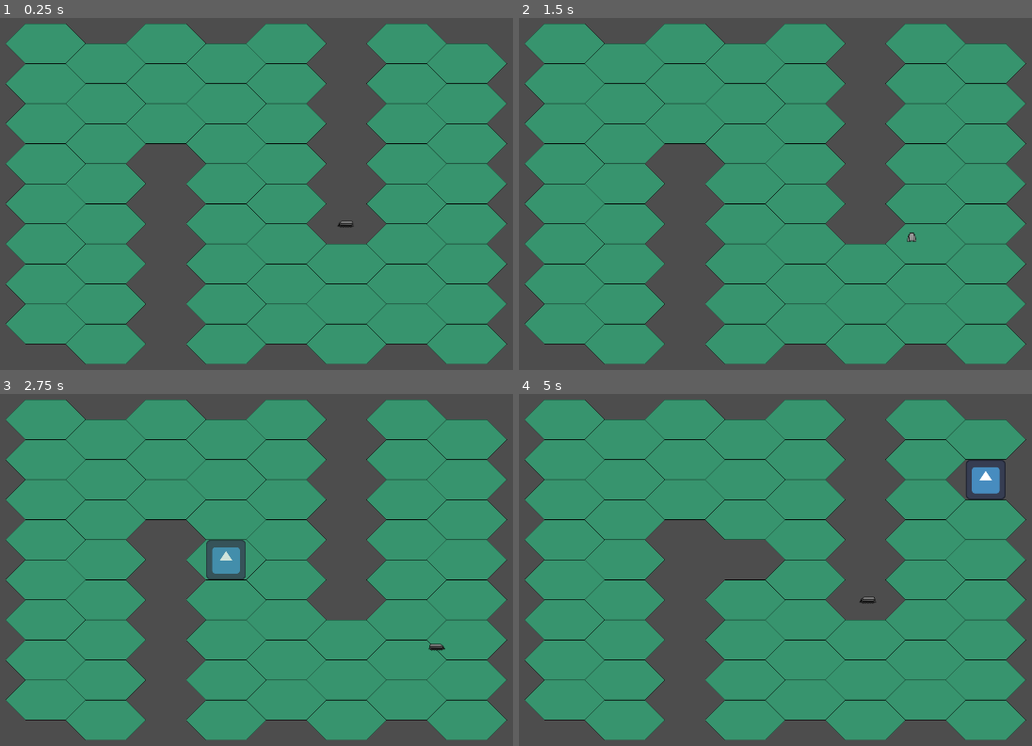
Above: before the commit, frames 1-4 (two rows, left to right).
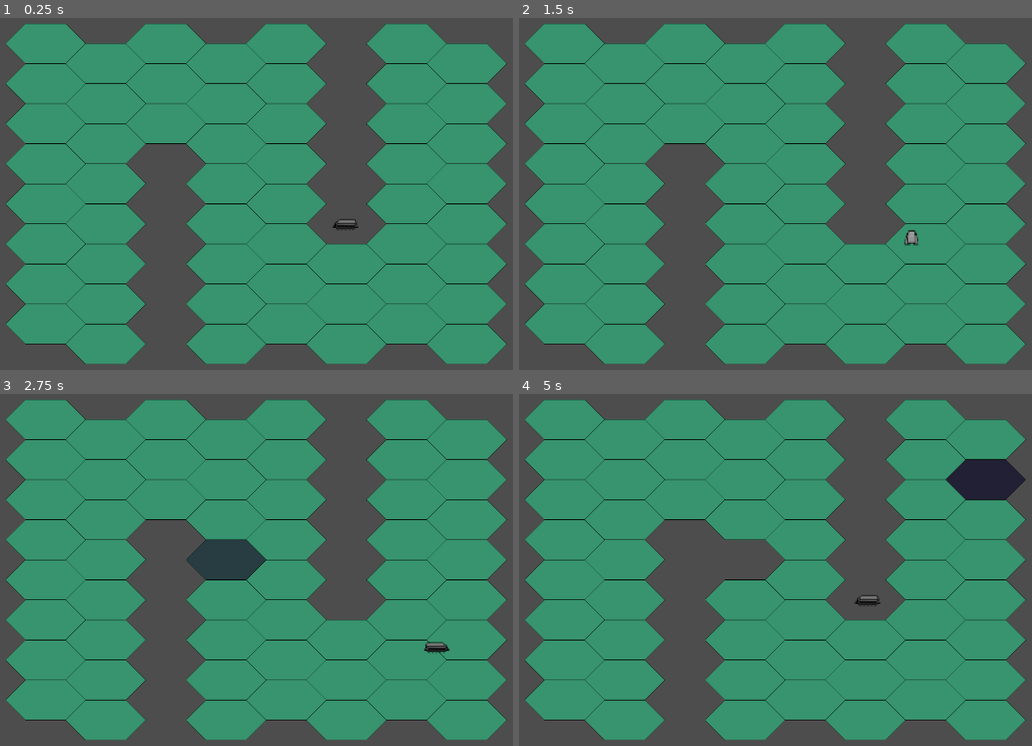
Above: after the commit, the same moments.

Repository: BobWizardLad/Tonk-Game
Game: Godot game, scene res://game.tscn
Same seed, same stepped clock (60 frames per second), same inputs: the game is played once before the commit and once after it. The engine's default icon, where the game draws it, is replaced by a stand-in: a white triangle on a blue panel in a dark square.
Inputs:
- Up to frame 1 (0.25 s): no input
- Up to frame 2 (1.5 s): tap Enter at 0.5 s; hold Right (ui_right) 0.53-1.28 s; tap Space at 1.25 s; hold Down (ui_down) from 1.28 s (still down)
- Up to frame 3 (2.75 s): release Down (ui_down) at 2.03 s; hold Right (ui_right) from 2.03 s (still down)
- Up to frame 4 (5 s): release Right (ui_right) at 2.78 s; hold Up (ui_up) 2.78-3.53 s; hold Left (ui_left) from 3.53 s (still down)

The runs differ from the first frame. In frame 1, less than 0.1% of the frame differs, in the area x 64-70%, y 57-61%; in frame 2, less than 0.1%; in frame 3, 1.0%; in frame 4, 1.3%, in the area x 65-99%, y 18-61%.

Commit message:
Fixes :bug:
Fixed the game crashing when all tiles are removed from the map.

Fixed tile decay texture to use the hex atlas.

Diff:
--- /dev/null
+++ b/game.gd
@@ -0,0 +1,18 @@
+extends Node2D
+
+@export var PLAYER: CharacterBody2D
+@export var LEVELHANDLER: LevelHandler
+
+var score: int
+
+# Called when the node enters the scene tree for the first time.
+func _ready() -> void:
+	pass # Replace with function body.
+
+# Called every frame. 'delta' is the elapsed time since the previous frame.
+func _process(delta: float) -> void:
+	if LEVELHANDLER.is_current_map_cell_exist(LEVELHANDLER.get_cell_local_to_map(PLAYER.position)):
+		pass
+
+func increase_score():
+	score += 1
--- a/game.tscn
+++ b/game.tscn
@@ -1,17 +1,25 @@
-[gd_scene load_steps=6 format=3 uid="uid://dm4j0qfcuf2f2"]
+[gd_scene load_steps=8 format=3 uid="uid://dm4j0qfcuf2f2"]
 
 [ext_resource type="Script" path="res://level_handler.gd" id="1_5lpea"]
-[ext_resource type="Texture2D" uid="uid://cc8qikd8bstw1" path="res://icon.svg" id="2_iirjq"]
+[ext_resource type="Script" path="res://game.gd" id="1_patat"]
 [ext_resource type="PackedScene" uid="uid://d4bm6juvquocy" path="res://level01.tscn" id="2_v7gdj"]
 [ext_resource type="Script" path="res://player.gd" id="2_yq7k0"]
+[ext_resource type="Texture2D" uid="uid://c6wyb2cyw363l" path="res://Hex.png" id="3_amid1"]
 [ext_resource type="Texture2D" uid="uid://bt152i7iwfn51" path="res://arcar_left.png" id="3_tgm3p"]
 
-[node name="Game" type="Node2D"]
+[sub_resource type="AtlasTexture" id="AtlasTexture_6lgsq"]
+atlas = ExtResource("3_amid1")
+region = Rect2(0, 128, 256, 128)
+
+[node name="Game" type="Node2D" node_paths=PackedStringArray("PLAYER", "LEVELHANDLER")]
+script = ExtResource("1_patat")
+PLAYER = NodePath("Player")
+LEVELHANDLER = NodePath("LevelHandler")
 
 [node name="LevelHandler" type="Node2D" parent="." node_paths=PackedStringArray("current_map")]
 script = ExtResource("1_5lpea")
 current_map = NodePath("TileMapLayer")
-warning_texture = ExtResource("2_iirjq")
+warning_texture = SubResource("AtlasTexture_6lgsq")
 
 [node name="Timer" type="Timer" parent="LevelHandler"]
 wait_time = 2.0
@@ -24,7 +32,6 @@
 script = ExtResource("2_yq7k0")
 
 [node name="Sprite2D" type="Sprite2D" parent="Player"]
-scale = Vector2(0.65, 0.65)
 texture = ExtResource("3_tgm3p")
 
 [node name="PlayerCamera" type="Camera2D" parent="."]
--- a/level_handler.gd
+++ b/level_handler.gd
@@ -1,17 +1,21 @@
 extends Node2D
+class_name LevelHandler
 
 @onready var decay_timer: Timer = $Timer
 
 @export var current_map: TileMapLayer
-@export var warning_texture: CompressedTexture2D
+@export var warning_texture: AtlasTexture
 
-# Called when the node enters the scene tree for the first time.
-func _ready() -> void:
-	pass
+func get_cell_local_to_map(coord: Vector2) -> Vector2i:
+	return current_map.local_to_map(coord)
 
-# Called every frame. 'delta' is the elapsed time since the previous frame.
-func _process(delta: float) -> void:
-	pass
+func is_current_map_cell_exist(coord: Vector2i) -> bool:
+	if current_map.get_cell_source_id(coord) != -1:
+		return true
+	if current_map.get_cell_source_id(coord) == -1:
+		return false
+	else:
+		return false
 
 # Function to make random tiles on the map fade to black
 func fade_tile(tileset: TileMapLayer):
@@ -30,4 +34,5 @@
 	tileset.erase_cell(tile_coord)
 
 func _on_timer_timeout() -> void:
-	fade_tile(current_map)
+	if current_map.get_used_cells().size() > 0:
+		fade_tile(current_map)
